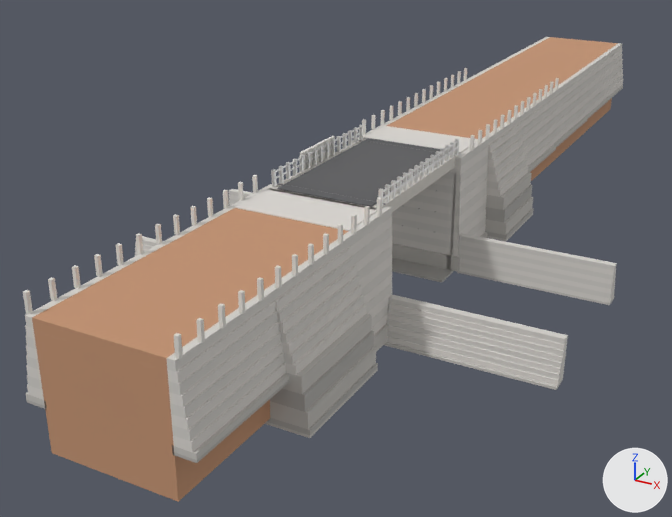
The glTF model bridge_model_20260623114352.glb, before and after one commit.
Rendered twice from a camera (50 mm lens) standing at (27.6, -43.1, 24.5) and looking at (-2.3, 11.3, -2.7). The axes (+X, +Y, +Z) are drawn at lower right. The lights are the same throughout. The picture after the commit comes second. Where no turn or scale is listed for an object, it has been applied to the vertices. Vertices at exactly the same position are counted once.

Objects in the first picture: 'Abutment_Right', 'AsphaltWC', 'EarthFill_North', 'EarthFill_South', 'Footings_Right', 'GuardStones_South', 'PCC_Right', 'ProtectionWalls_North', 'ProtectionWalls_South', 'RetainingWalls_Right_North', 'RetainingWalls_Right_South', 'WingWalls_Left' and 13 more.
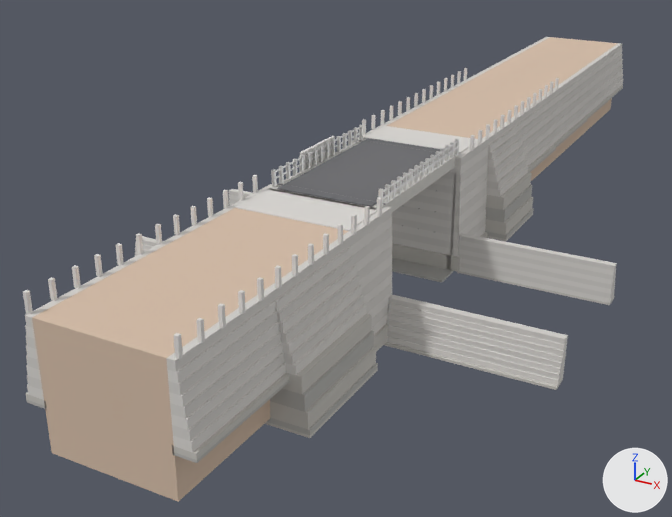
Boxes [x1, y1, x2, y2] around the edits, measured in the pictures (672 x 517 px):
part 1 of me_geometry_23, recoloured (brown to beige)
    both: [32, 208, 348, 502]
part 2 of me_geometry_24, recoloured (brown to beige)
    both: [387, 37, 618, 181]

The change, as a list of edits to the scene's bpy script:
```text
Change me_geometry_23:
    where me_geometry_23.from_pydata(...)  # 16 vertices, 36 faces; spans x 0.0..7.0, y -19.0..-2.5, z 0.0..6.7
    used by ob_earthfill_south; location = (0.0, 0.0, 0.0)
    me_geometry_23 part 1: 36 faces centred in x 0.0..7.0, y -19.0..-2.5, z 0.0..6.7 are repainted in the vertex colours; the middle colour goes from brown #c39372 to beige #d5bda8
Change me_geometry_24:
    where me_geometry_24.from_pydata(...)  # 24 vertices, 60 faces; spans x 0.0..7.0, y 12.5..53.0, z 0.0..6.7
    used by ob_earthfill_north; location = (0.0, 0.0, 0.0)
    me_geometry_24 part 2: 60 faces centred in x 0.0..7.0, y 12.5..53.0, z 0.0..6.7 are repainted in the vertex colours; the middle colour goes from brown #c39372 to beige #d5bda8
```
